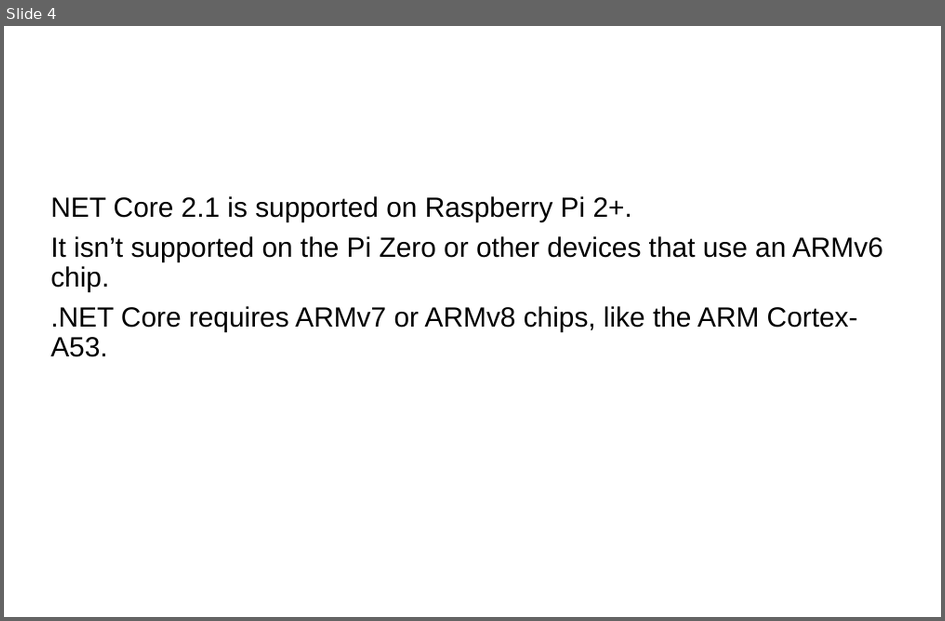
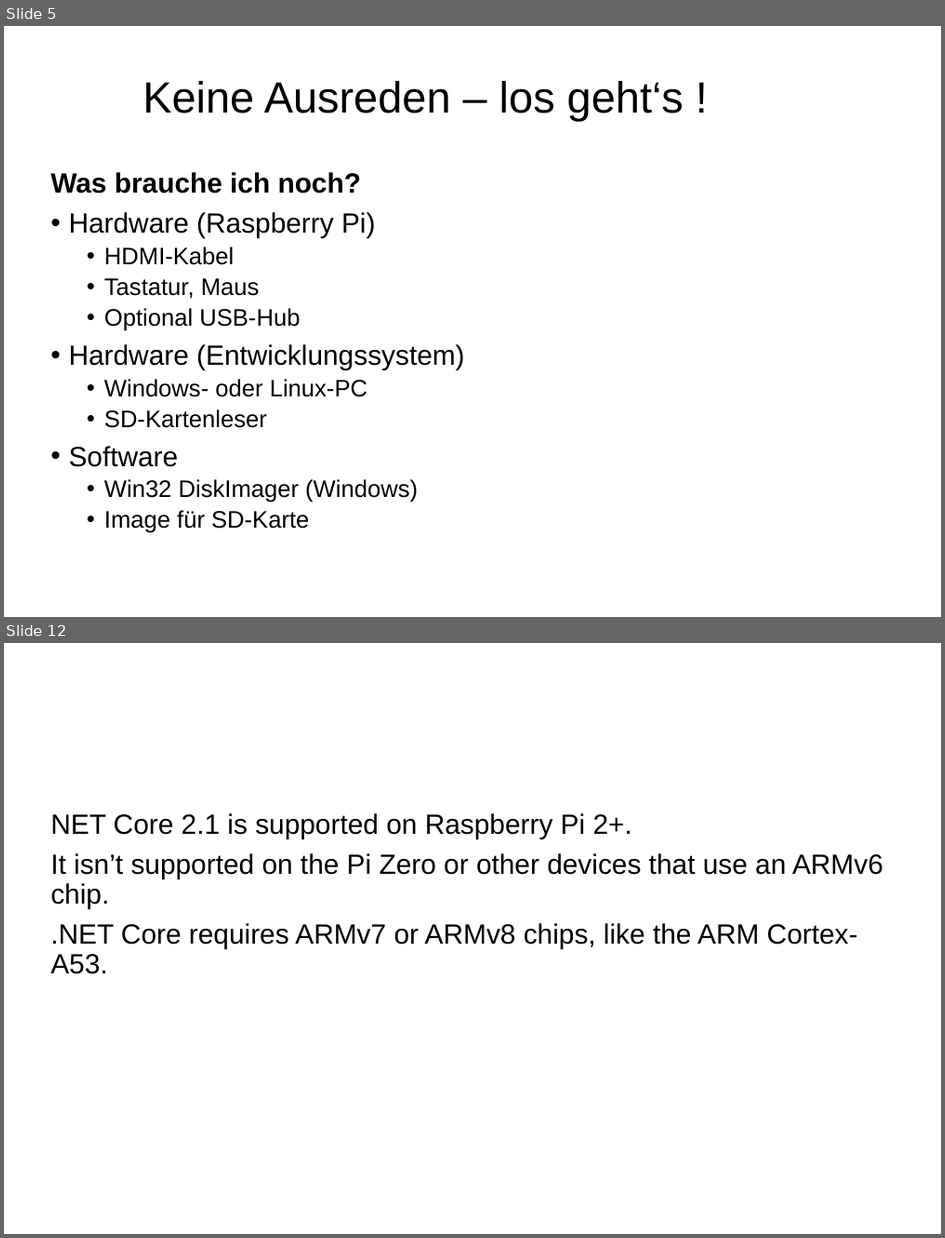
Before and after one commit to FrankPfattheicher/RaspiDotnet, a slide deck: Slides/RaspiDotnet.pptx. Shown one above the other, each under a label of ours: slide 4 before the commit, slides 5 and 12 after it; the slides between them are not shown. The pictures are 945x621 and 945x1238 pixels, drawn with LibreOffice and Linux fonts; fonts in the diff are those of the drawing; background and template pictures are left out. Boxes give left, top, right and bottom in pixels: in the first picture for what was removed or moved away, otherwise in the second. Text is boxed around its words. In the diff, an @@ line names an element or a change of style, - is before the commit and + after.

```diff
--- a/Slides/RaspiDotnet.pptx
+++ b/Slides/RaspiDotnet.pptx
@@ slide 5 added at (4,26,941,617), background picture (left out) @@
@@ text added at (143,81,684,121), 44 pt, text #000000 @@
+Keine Ausreden – los geht‘s !
@@ text added at (50,172,465,533), 24 pt, text #000000 @@
+Was brauche ich noch?
+• Hardware (Raspberry Pi)
+  • HDMI-Kabel
+  • Tastatur, Maus
+  • Optional USB-Hub
+• Hardware (Entwicklungssystem)
+  • Windows- oder Linux-PC
+  • SD-Kartenleser
+• Software
+  • Win32 DiskImager (Windows)
+  • Image für SD-Karte
@@ what was slide 4 is now slide 12 @@
```
Also in this commit, not shown: 2 slides changed, 10 other slides added, 6 other files.
